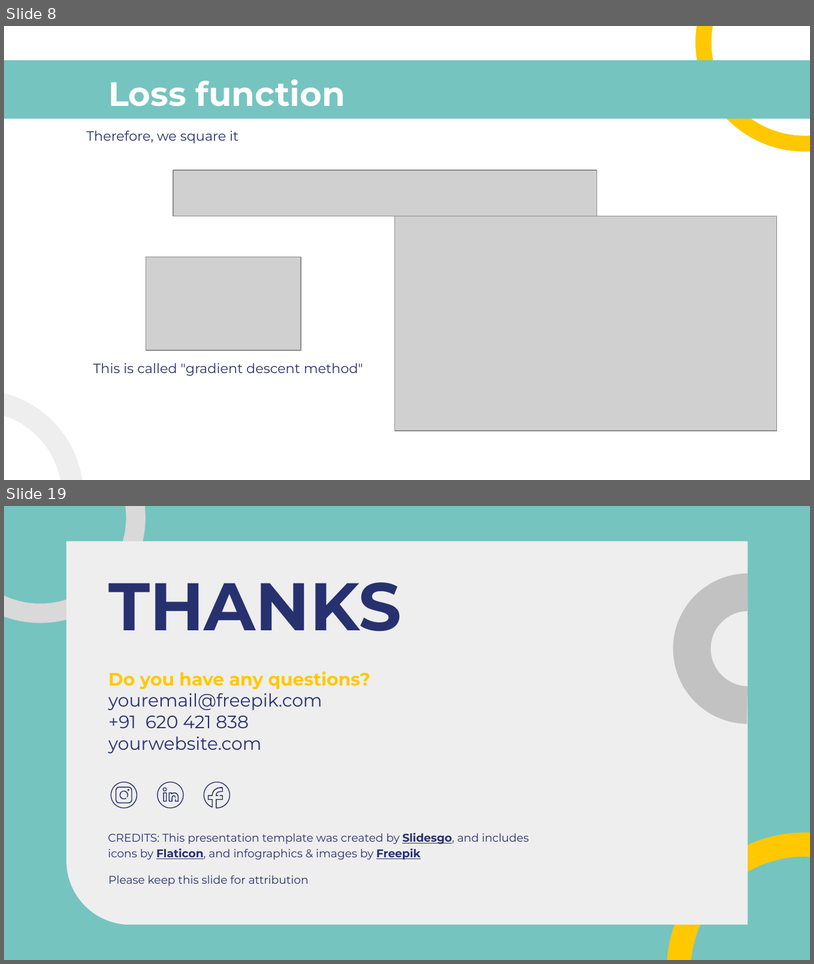
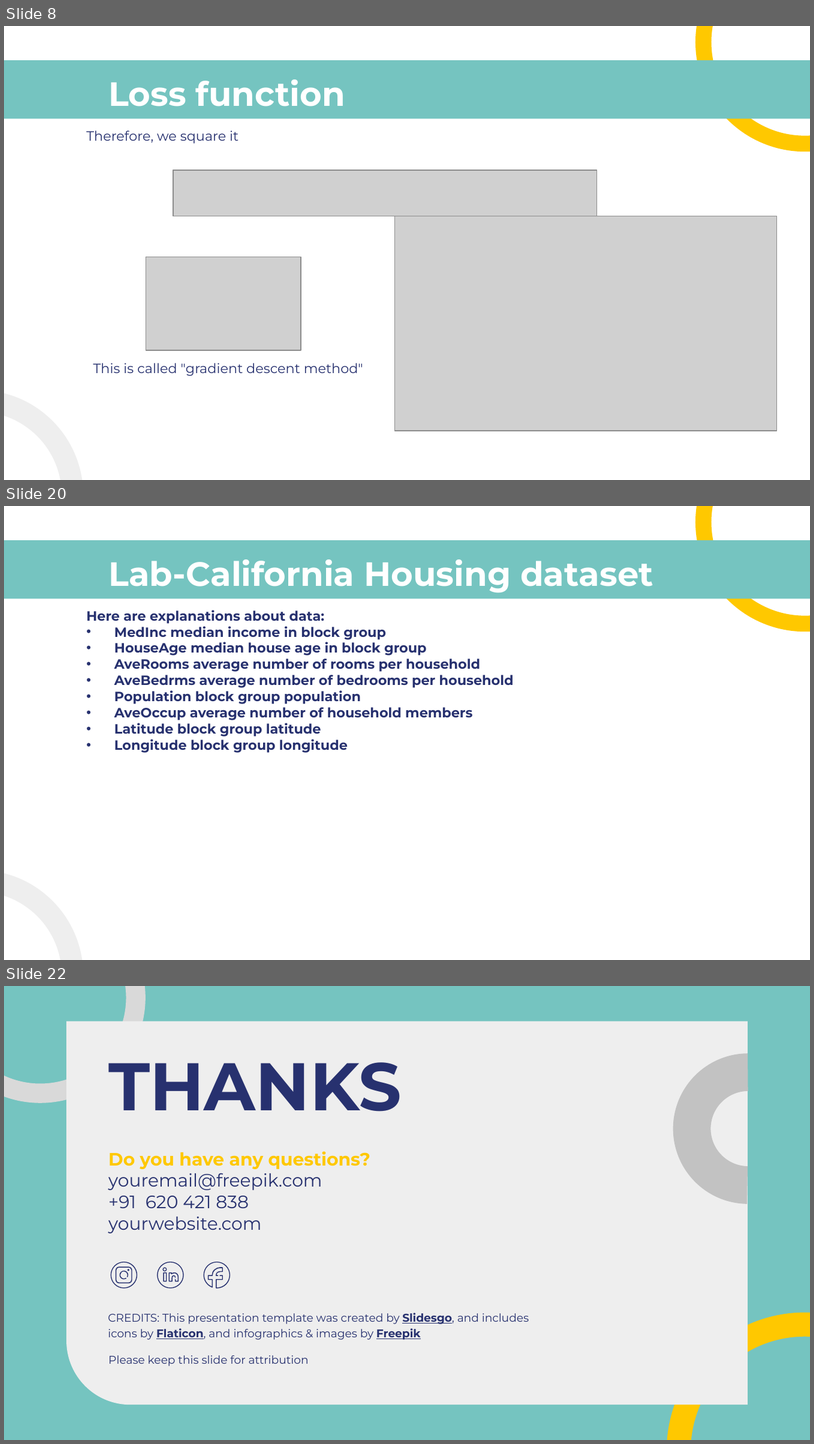
Before and after one commit to gurwoghd/2023_WFK_ICT-Laos-, a slide deck: LectureNotes/ch4_Linear_Regression(LR).pptx. Shown one above the other, each under a label of ours: slides 8 and 19 before the commit, slides 8, 20 and 22 after it; the slides between them are not shown. The pictures are 814x964 and 814x1444 pixels, drawn with LibreOffice and Linux fonts; fonts in the diff are those of the drawing; grey boxes stand for pictures. Boxes give left, top, right and bottom in pixels: in the first picture for what was removed or moved away, otherwise in the second. Text is boxed around its words. In the diff, an @@ line names an element or a change of style, - is before the commit and + after.

```diff
--- a/LectureNotes/ch4_Linear_Regression(LR).pptx
+++ b/LectureNotes/ch4_Linear_Regression(LR).pptx
@@ slide 20 added at (4,506,810,960), background #FFFFFF; not listed: 3 template elements that a slide beside it also shows @@
@@ title added at (108,559,654,592), 30 pt, text #FFFFFF, bold @@
+Lab-California Housing dataset
@@ subtitle added at (86,610,514,753), 12 pt, text #27316F, bold @@
+Here are explanations about data:
+• MedInc median income in block group
+• HouseAge median house age in block group
+• AveRooms average number of rooms per household
+• AveBedrms average number of bedrooms per household
+• Population block group population
+• AveOccup average number of household members
+• Latitude block group latitude
+• Longitude block group longitude
@@ what was slide 19 is now slide 22 @@
```
Also in this commit, not shown: 8 slides changed, 5 other slides added, 3 slides removed, 1 other file.
